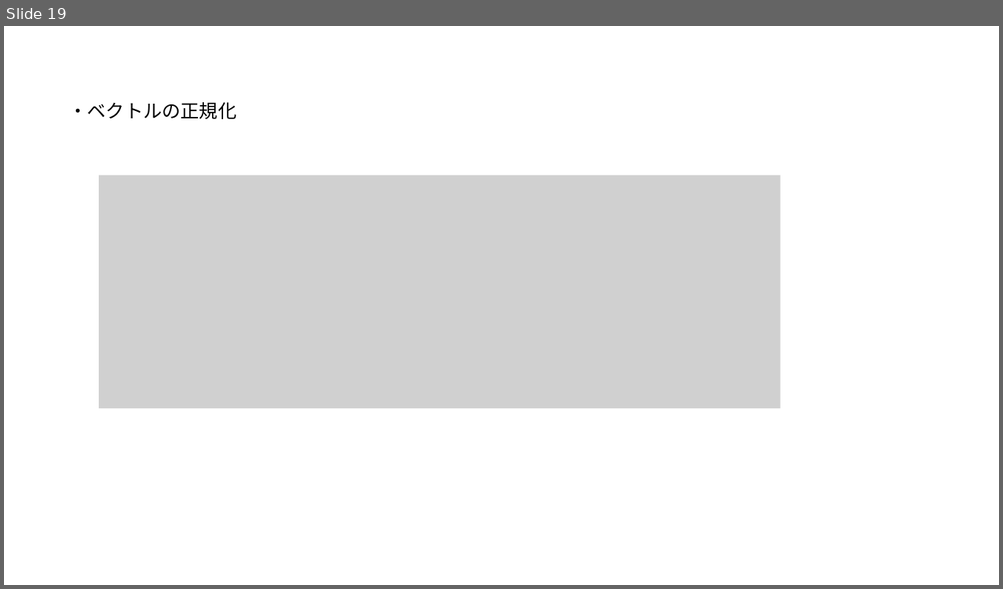
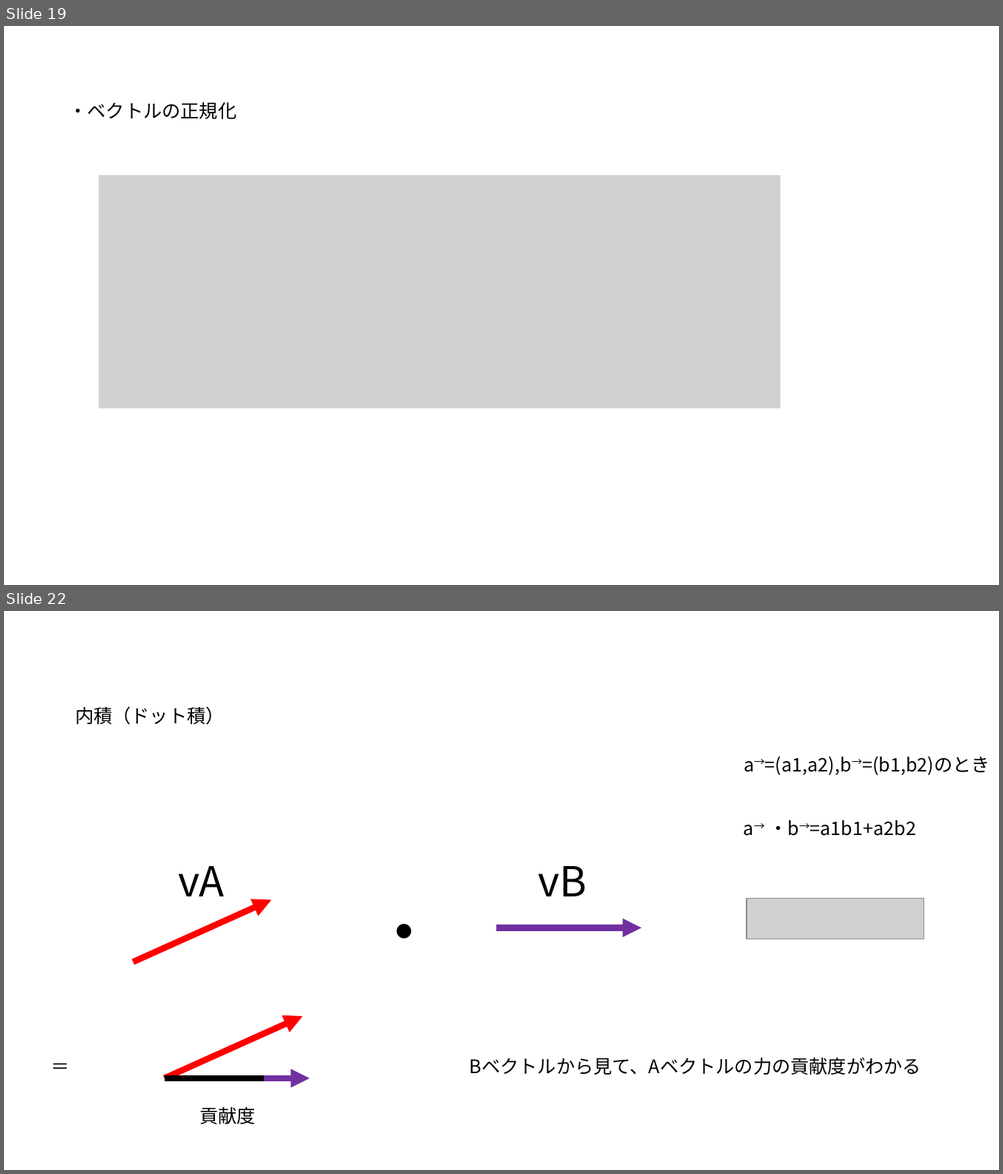
Before and after one commit to UMA729/MySchoolDatas, a slide deck: ゲ数Ⅱ/ゲーム数学.pptx. Shown one above the other, each under a label of ours: slide 19 before the commit, slides 19 and 22 after it; the slides between them are not shown. The pictures are 1003x589 and 1003x1174 pixels, drawn with LibreOffice and Linux fonts; fonts in the diff are those of the drawing; grey boxes stand for pictures. Boxes give left, top, right and bottom in pixels: in the first picture for what was removed or moved away, otherwise in the second. Text is boxed around its words. In the diff, an @@ line names an element or a change of style, - is before the commit and + after.

```diff
--- a/ゲ数Ⅱ/ゲーム数学.pptx
+++ b/ゲ数Ⅱ/ゲーム数学.pptx
@@ slide 22 added at (4,611,999,1170), background #FFFFFF @@
@@ text added at (75,706,225,725), 18 pt, text #000000 @@
+内積（ドット積）
@@ text added at (743,756,990,775), 18 pt, text #000000 @@
+a→=(a1,a2),b→=(b1,b2)のとき
@@ text added at (743,820,916,836), 18 pt, text #000000 @@
+a→ ・b→=a1b1+a2b2
@@ text added at (178,866,224,897), 40 pt, text #000000 @@
+vA
@@ text added at (538,866,587,897), 40 pt, text #000000 @@
+vB
@@ picture added at (746,899,924,940) @@
@@ arrow added from (133, 963) to (271, 900), #FF0000 6 pt @@
@@ text added at (370,924,438,939), 66 pt, text #000000 @@
+・
@@ arrow added from (496, 928) to (641, 928), #7030A0 6 pt @@
@@ arrow added from (165, 1079) to (302, 1017), #FF0000 6 pt @@
@@ text added at (43,1051,77,1081), 18 pt, text #000000 @@
+＝
@@ text added at (469,1057,921,1075), 18 pt, text #000000 @@
+Bベクトルから見て、Aベクトルの力の貢献度がわかる
@@ arrow added from (165, 1079) to (309, 1079), #7030A0 6 pt @@
@@ line added from (165, 1079) to (264, 1079), #000000 6 pt @@
@@ text added at (199,1107,256,1125), 18 pt, text #000000 @@
+貢献度
```
Also in this commit, not shown: 17 other slides added, 23 other files.
